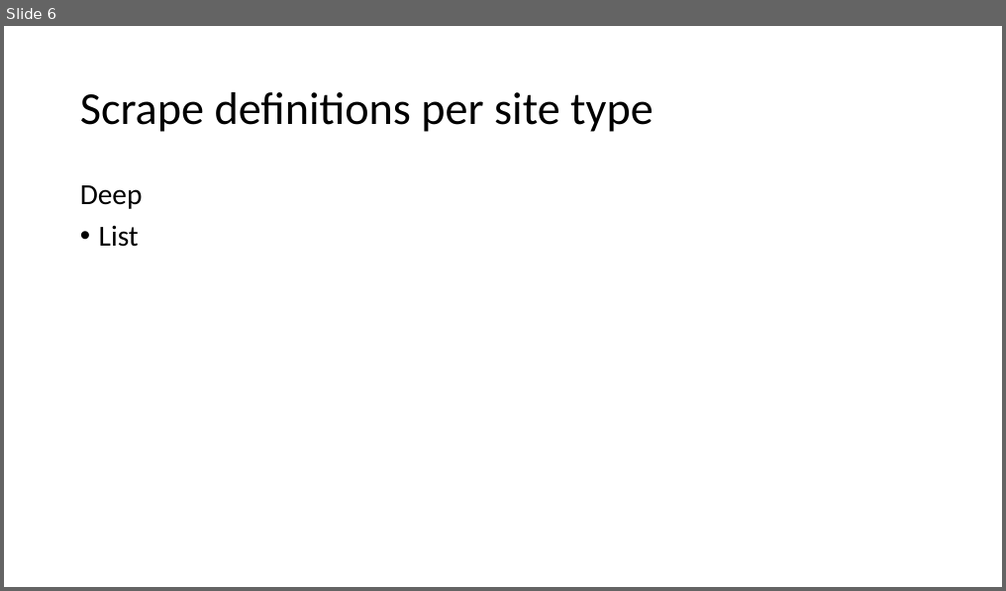
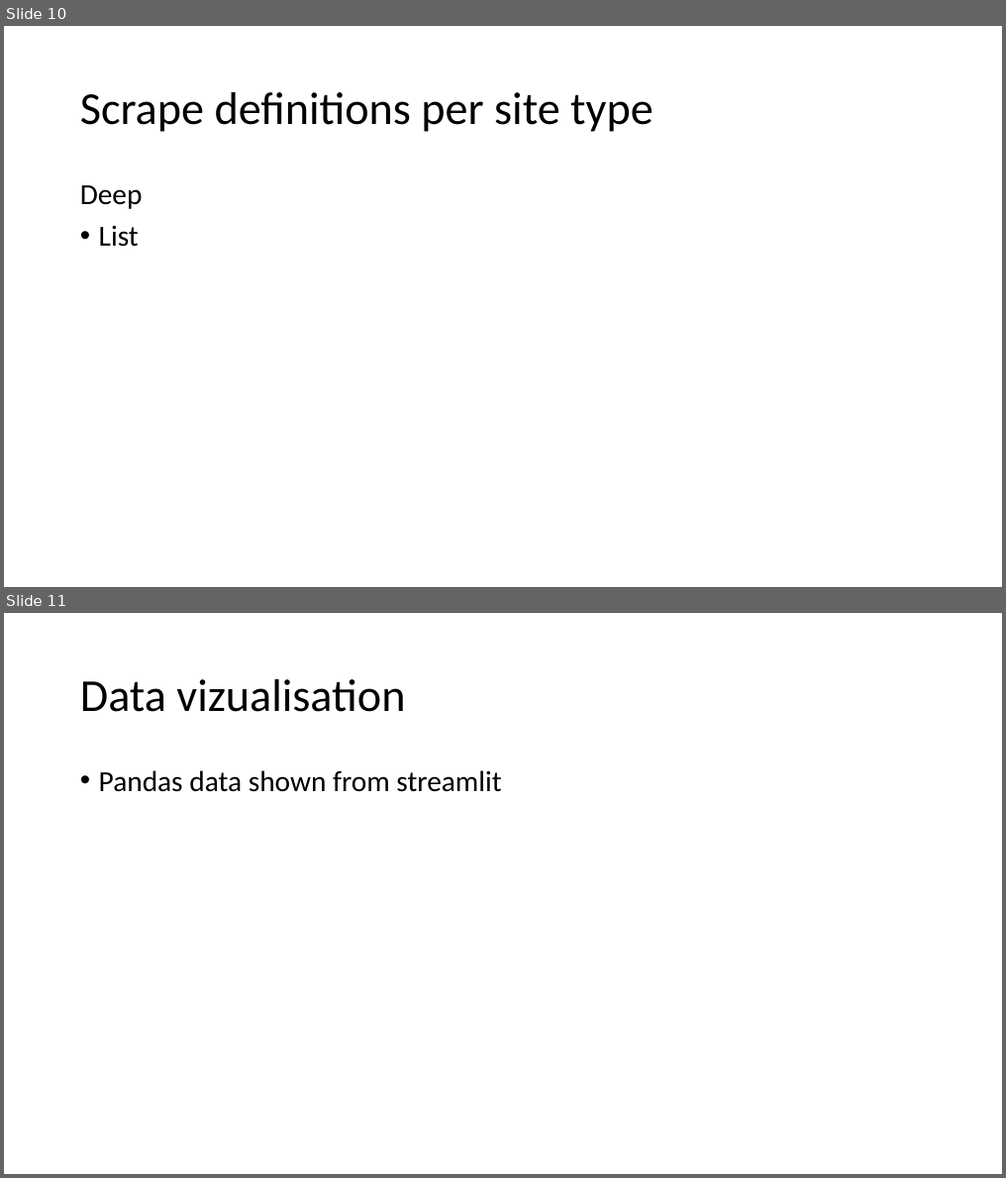
Before and after one commit to MaartenVandenhof-r0613805/OnlineHouseMarketBelgium, a slide deck: Documentation/InformationSites.pptx. Shown one above the other, each under a label of ours: slide 6 before the commit, slides 10 and 11 after it. The pictures are 1006x591 and 1006x1178 pixels, drawn with LibreOffice and Linux fonts; fonts in the diff are those of the drawing. Boxes give left, top, right and bottom in pixels: in the first picture for what was removed or moved away, otherwise in the second. Text is boxed around its words. In the diff, an @@ line names an element or a change of style, - is before the commit and + after.

```diff
--- a/Documentation/InformationSites.pptx
+++ b/Documentation/InformationSites.pptx
@@ slide 11 added at [4,613,1002,1174], background #FFFFFF @@
@@ title added at [80,679,405,712], 44 pt, text #000000 @@
+Data vizualisation
@@ text added at [99,770,501,792], 28 pt, text #000000 @@
+• Pandas data shown from streamlit
@@ what was slide 6 is now slide 10 @@
```
Also in this commit, not shown: 1 slide changed, 4 other slides added, 1 other file.
